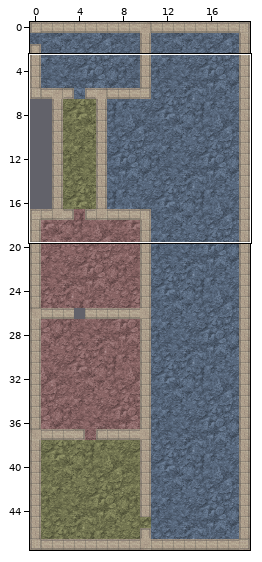
Two states of a Tiled map, GensokyouAdventure-android/assets/maps/facer_floor.tmx. The first picture is a wide view before the edit; the outline marks the close-up.
Close-up. Before the edit:
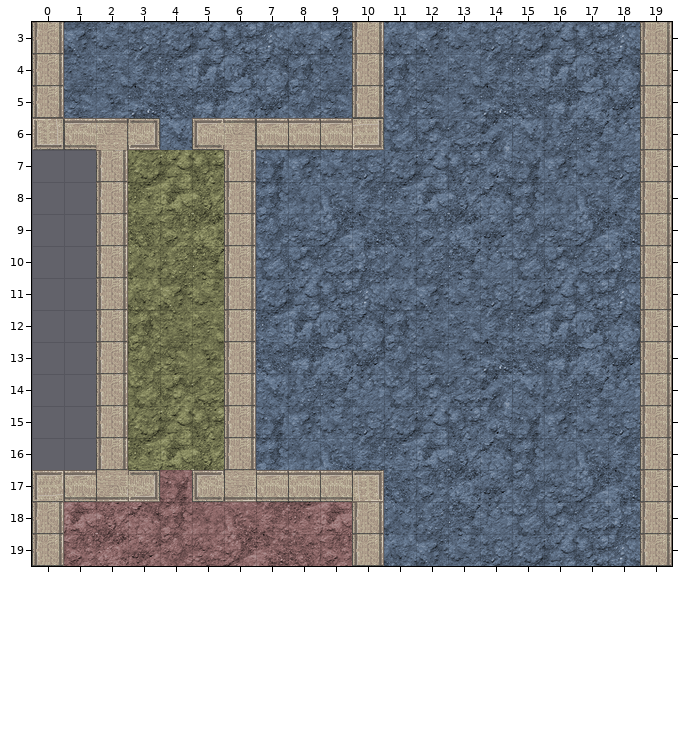
Cells are 32x32 px. Shown: x 0..19, y 3..19.
And afterwards:
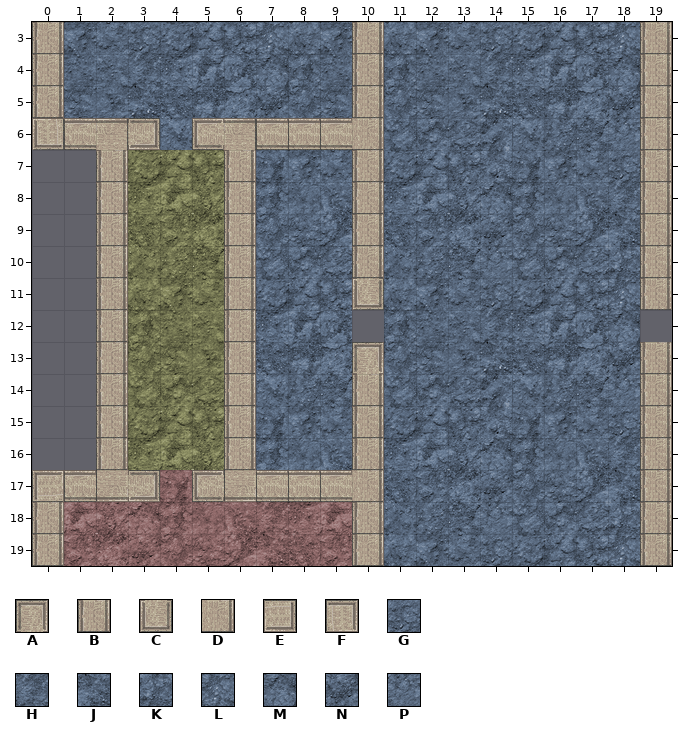
Key: from "block_wall": A 2, B 5, C 7, D 9, E 14, F 15; from "dirt1_blue": G 7, H 15, J 23, K 31, L 39, M 47, N 55, P 63.
_ is an empty cell.
Tiles replaced or removed in this view: B, E, F, G, H, J, K, L, M, N, P.
From old to new:
Changed rows in their new state; . is an unchanged cell.
Layer "background":
first column x 10:
 7 _
 8 _
 9 _
10 _
11 _
12 _
13 _
14 _
15 _
16 _
Layer "walls":
first column x 10:
 6 D.........
 7 B.........
 8 B.........
 9 B.........
10 B.........
11 C.........
12 ........._
13 A.........
14 B.........
15 B.........
16 B.........
17 D.........
